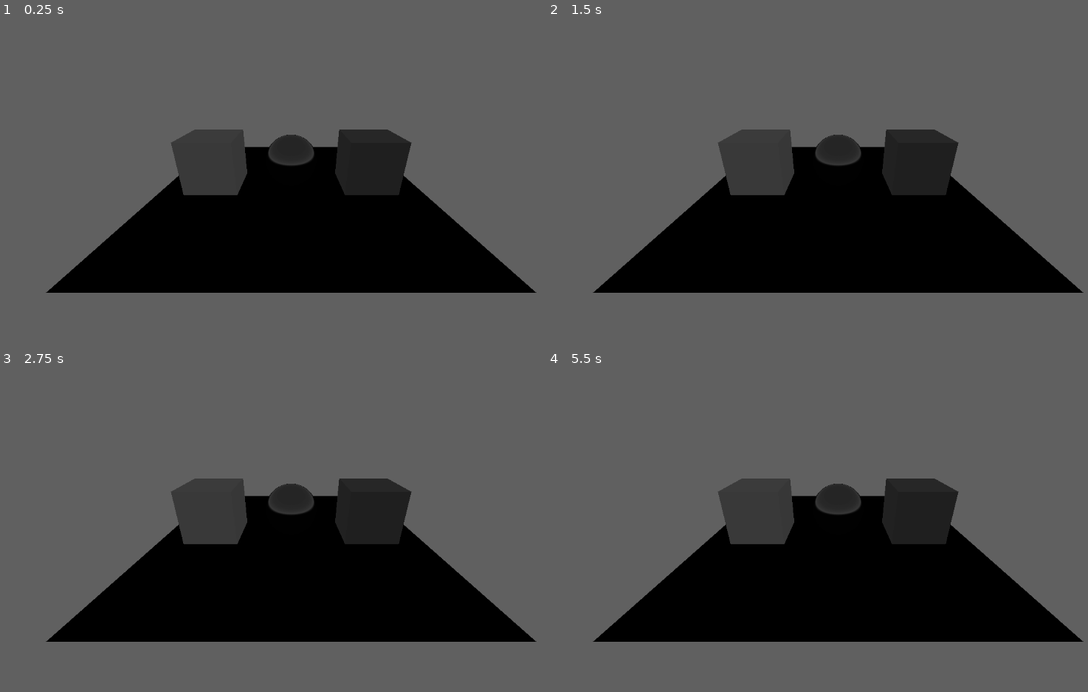
Above: before the commit, frames 1-4 (two rows, left to right).
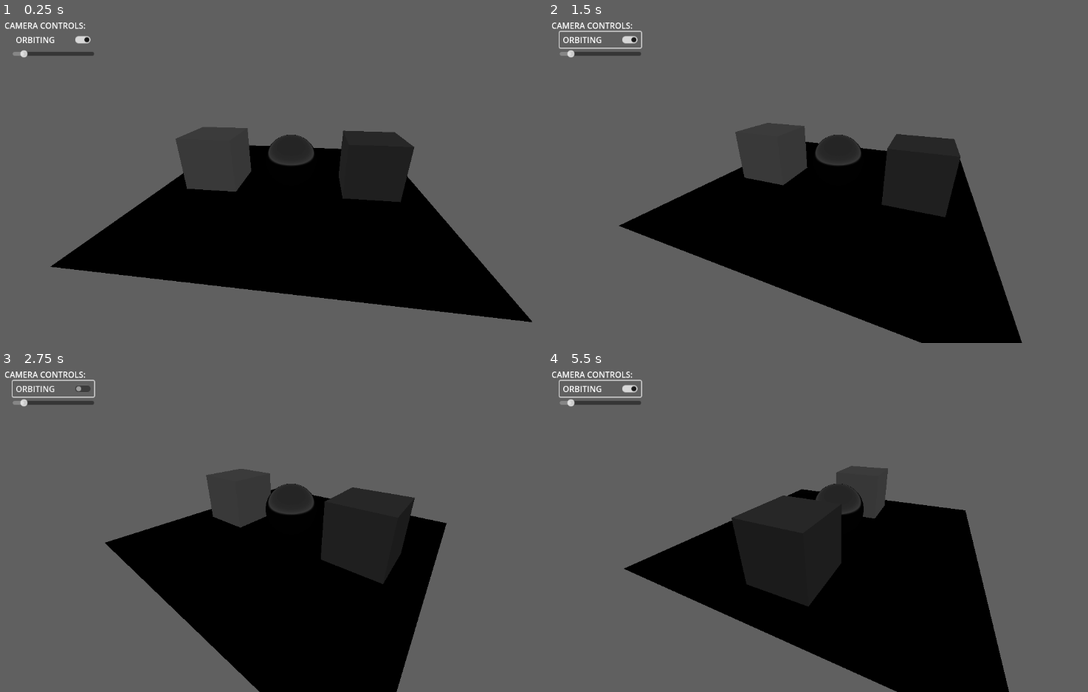
Above: after the commit, the same moments.

Repository: absentSpaghetti/Shader-Basics-With-Spaghetti
Game: Godot game, scene res://scenes/test_world_basic/test_world_basic.tscn
The game is run twice, just before and just after one commit, with the same random seed, the same clock (stepped at 60 frames per second) and the same inputs. The project has no main scene, so this scene is started directly.
Inputs (mouse positions are in pixels of both pictures, inside the frame that each line leads up to):
- Up to frame 1 (0.25 s): no input
- Up to frame 2 (1.5 s): click (601, 40) at 0.5 s, where only the run after the commit has a clickable "ORBITING"; click (601, 40) at 1.25 s, where only the run after the commit has a clickable "ORBITING"
- Up to frame 3 (2.75 s): click (54, 389) at 2 s, where only the run after the commit has a clickable "ORBITING"
- Up to frame 4 (5.5 s): tap Enter at 2.75 s

The runs differ from the first frame. In frame 1, 6.5% of the frame differs, in the area x 0-100%, y 1-94%; in frame 2, 14%; in frame 3, 18%; in frame 4, 21%, in the area x 0-100%, y 1-100%.

Commit message:
Changed camera settings

Diff:
--- a/scenes/test_world_basic/camera_pivot.gd
+++ b/scenes/test_world_basic/camera_pivot.gd
@@ -2,7 +2,7 @@
 
 @onready var cameraUI := $camera_UI
 
-var isOrbiting : bool = false
+var isOrbiting : bool = true
 var rotationSpeed : float = 0.5
 
 func _process(delta: float) -> void:
--- a/scenes/test_world_basic/test_world_basic.tscn
+++ b/scenes/test_world_basic/test_world_basic.tscn
@@ -71,7 +71,6 @@
 skeleton = NodePath("../../camera_UI")
 
 [node name="camera_UI" type="Control" parent="camera_pivot"]
-visible = false
 z_index = 1
 layout_mode = 3
 anchors_preset = 15
